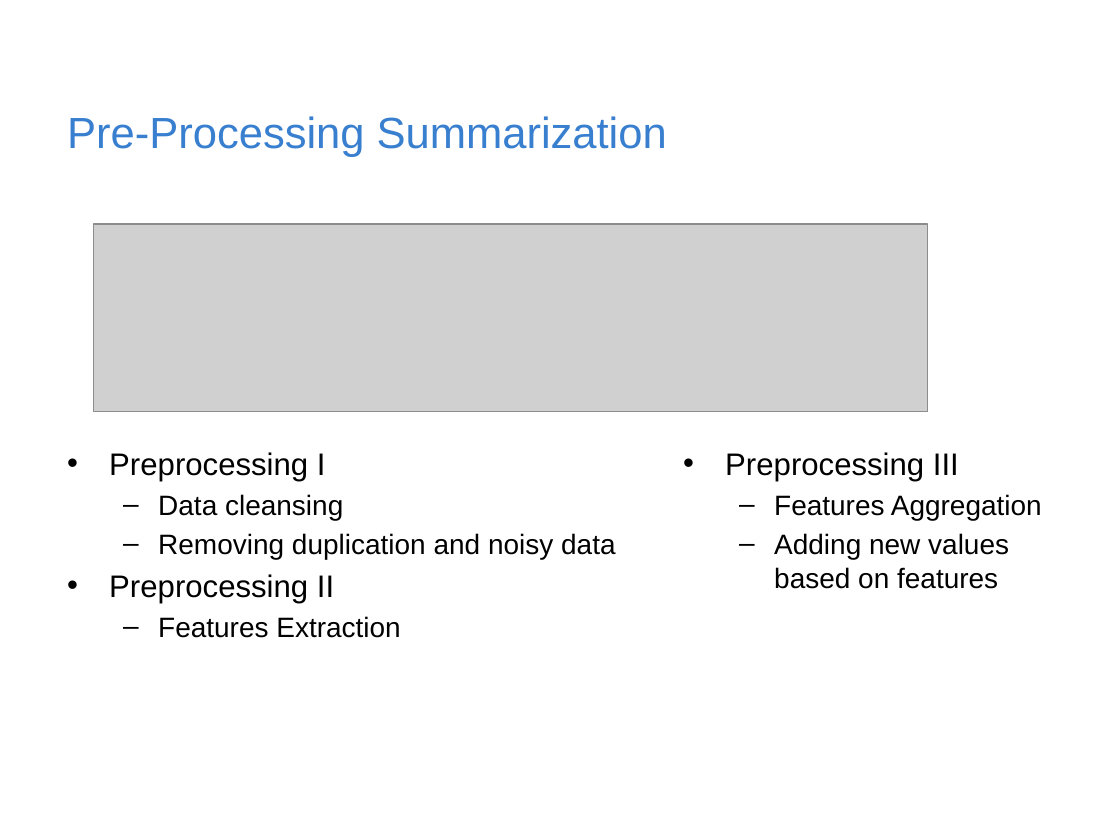
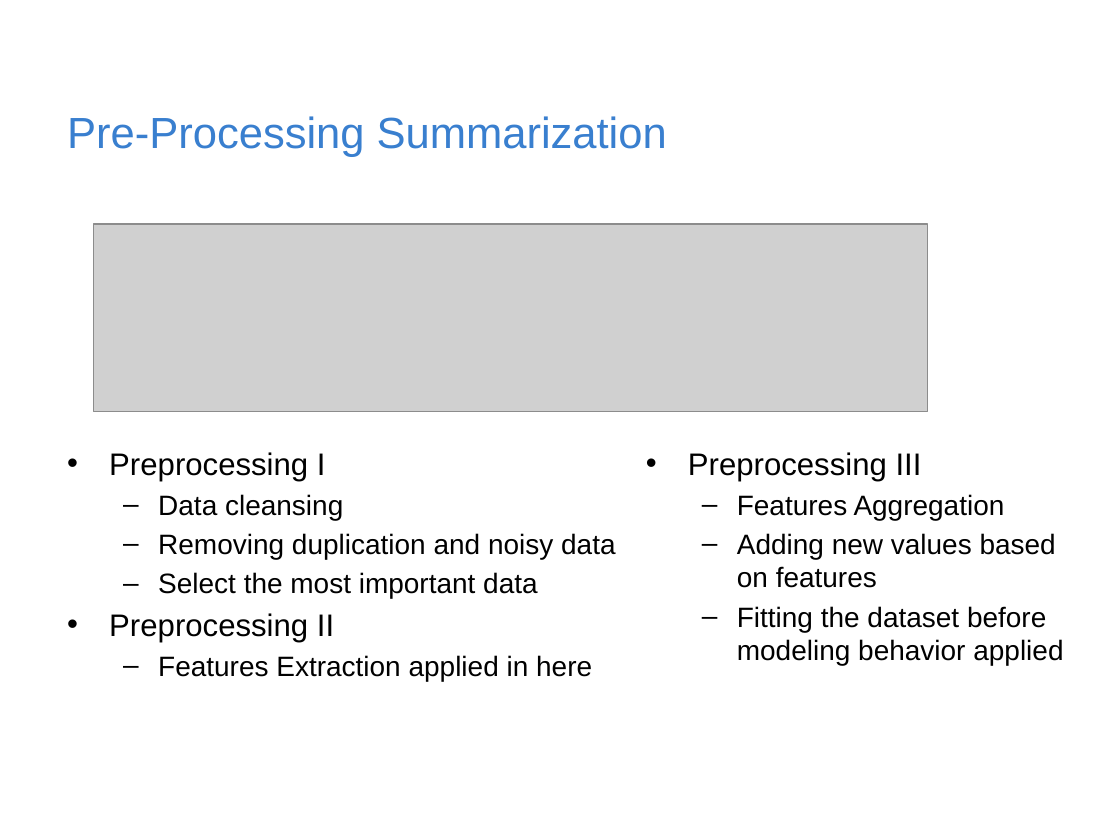
Before and after one commit to rischanlab/MyThesis, a slide deck: slide 10 of Thesis-presentation.pptx (slide 14 before the commit). Drawn at 1120x840 pixels with LibreOffice and Linux fonts; fonts in the diff are those of the drawing; grey boxes stand for pictures; background and template pictures are left out. Boxes give left, top, right and bottom in pixels: in the first picture for what was removed or moved away, otherwise in the second. Text is boxed around its words. In the diff, an @@ line names an element or a change of style, - is before the commit and + after.

```diff
--- a/Thesis-presentation.pptx
+++ b/Thesis-presentation.pptx
@@ text "Preprocessing III": place and size @@
-text "Preprocessing III" at bbox=[725, 452, 1042, 589]
+text "Preprocessing III" at bbox=[688, 452, 1063, 665]
@@ text at bbox=[158, 572, 537, 598]: paragraph added @@
+  – Select the most important data
@@ text at bbox=[737, 606, 1063, 665]: paragraph added @@
+  – Fitting the dataset before modeling behavior applied
@@ text at bbox=[158, 655, 592, 681]: text changed @@
-  – Features Extraction
+  – Features Extraction applied in here
```
Also in this commit, not shown: 12 other slides changed, 6 slides added, 5 slides removed.
